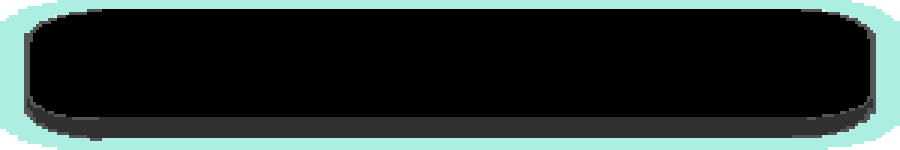
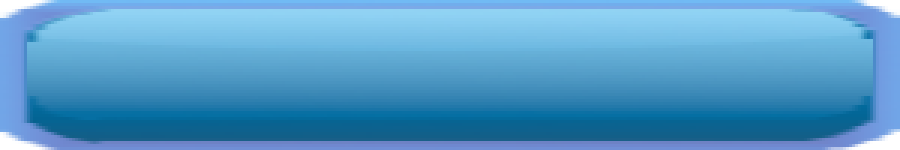
Layer changes from the first 900px x 150px image to the second:
added layer "Layer_darker #1" above "Pasted Layer #3" over [0, 6, 900, 54]
added layer "Pasted Layer #3" above "Pasted Layer" over [27, 9, 873, 120]
hid "Pasted Layer", painted on it over [27, 9, 873, 120]
removed layer "Pasted Layer #1" over [27, 24, 873, 138]
added layer "Pasted Layer #4" above "Pasted Layer #2" over [21, 9, 879, 144]
painted on "Pasted Layer #2" over [0, 0, 900, 150]
renamed "OptionsMenuUIButtonHighlighted.png" to "BottomUIButton.png", painted on it over [18, 3, 882, 147]
